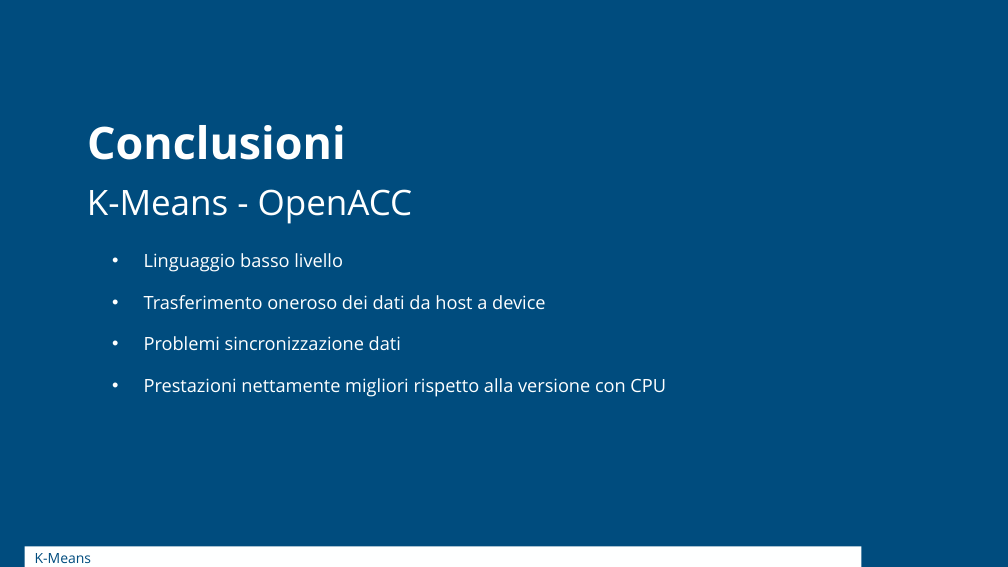
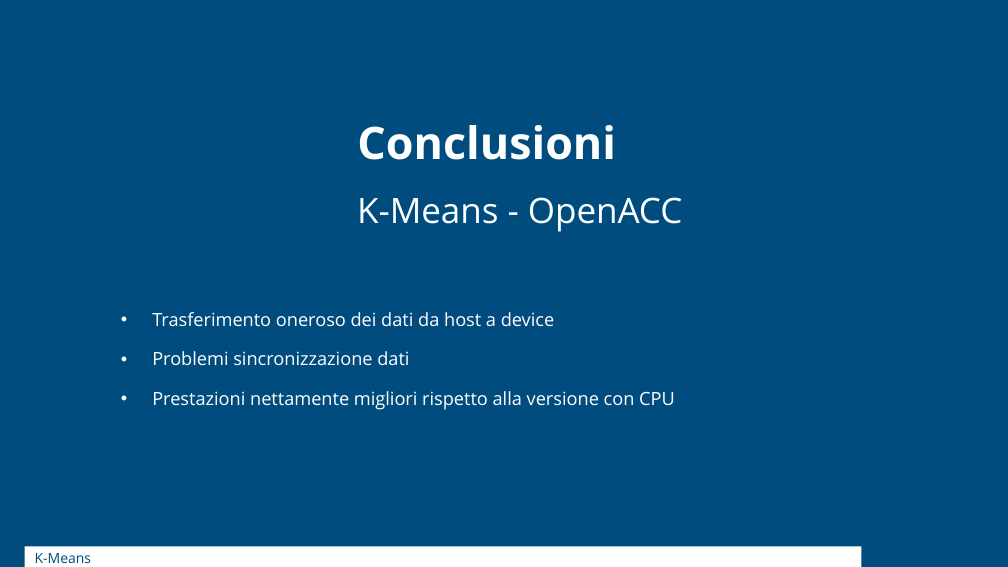
Before and after one commit to Elia-dev/ParallelProgramming, a slide deck: slide 28 of PPpresentation.pptx. Drawn at 1008x567 pixels with LibreOffice and Linux fonts; fonts in the diff are those of the drawing; background and template pictures are left out. Boxes give left, top, right and bottom in pixels: in the first picture for what was removed or moved away, otherwise in the second. Text is boxed around its words. In the diff, an @@ line names an element or a change of style, - is before the commit and + after.

```diff
--- a/PPpresentation.pptx
+++ b/PPpresentation.pptx
@@ text "Conclusioni" moved from (x1=87, y1=125, x2=346, y2=160) to (x1=357, y1=125, x2=616, y2=160) @@
@@ title "K-Means - OpenACC" moved from (x1=87, y1=189, x2=413, y2=224) to (x1=357, y1=197, x2=683, y2=232) @@
@@ title "K-Means - OpenACC" at (x1=357, y1=197, x2=683, y2=232): alignment left to centre; vertical alignment top to middle @@
@@ text "Trasferimento oneroso dei dati da ..." moved from (x1=144, y1=253, x2=666, y2=397) to (x1=152, y1=312, x2=675, y2=410) @@
@@ text "Trasferimento oneroso dei dati da ..." at (x1=152, y1=312, x2=675, y2=410): vertical alignment top to middle @@
@@ text at (x1=144, y1=253, x2=343, y2=272): paragraph removed @@
-• Linguaggio basso livello
```
Also in this commit, not shown: 27 other slides changed, 1 other file.
